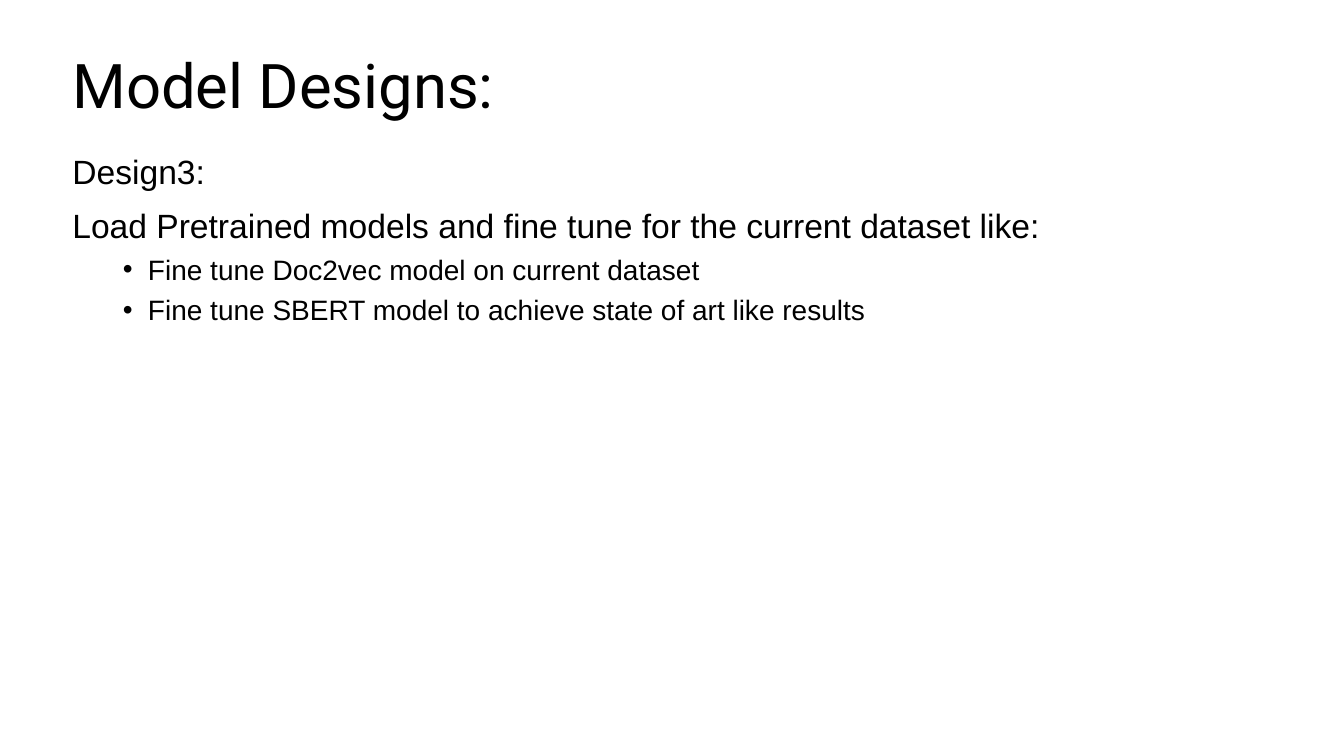
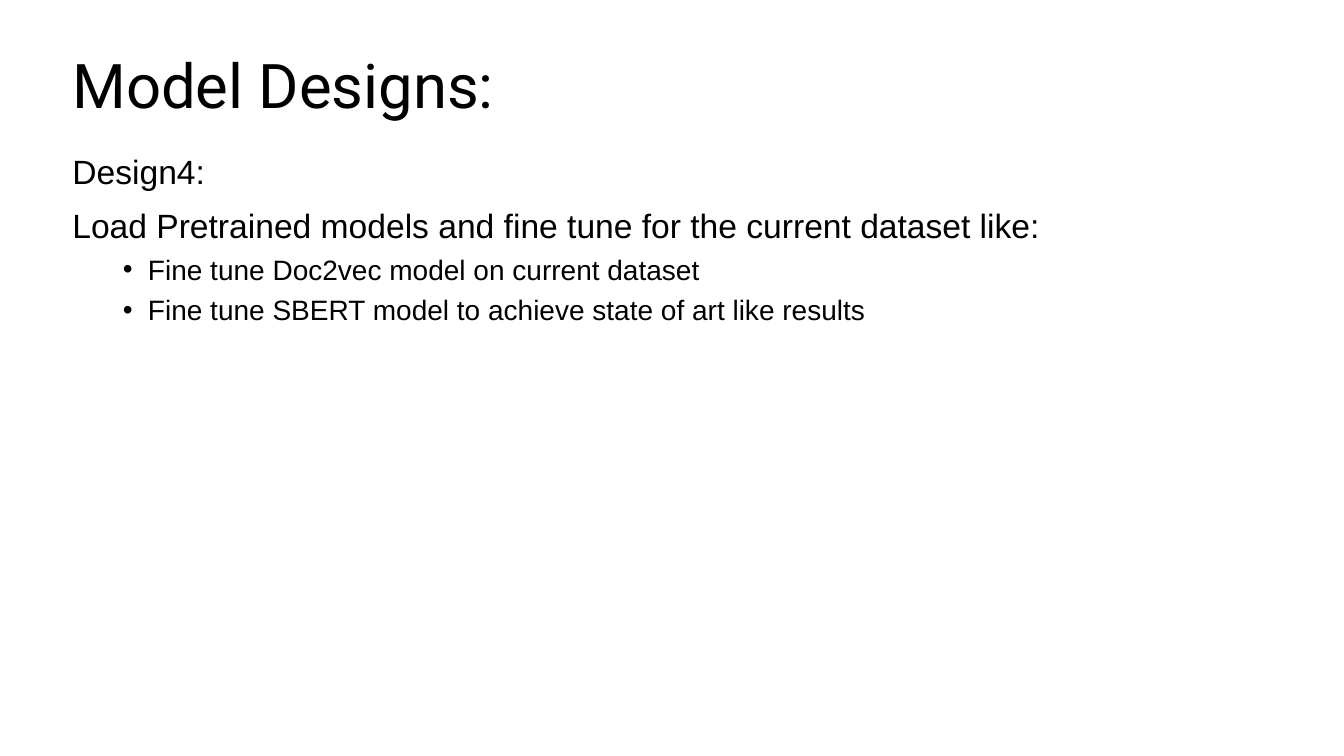
Before and after one commit to tanalpha-aditya/Advanced_Semantic_similarity, a slide deck: slide 7 of 4-final_report.pptx (slide 6 before the commit). Drawn at 1344x756 pixels with LibreOffice and Linux fonts; fonts in the diff are those of the drawing. Boxes give left, top, right and bottom in pixels: in the first picture for what was removed or moved away, otherwise in the second. Text is boxed around its words. In the diff, an @@ line names an element or a change of style, - is before the commit and + after.

```diff
--- a/4-final_report.pptx
+++ b/4-final_report.pptx
@@ text at [72,159,205,191]: text changed @@
-Design3:
+Design4:
```
Also in this commit, not shown: 5 other slides changed, 3 slides added, 6 other files.
